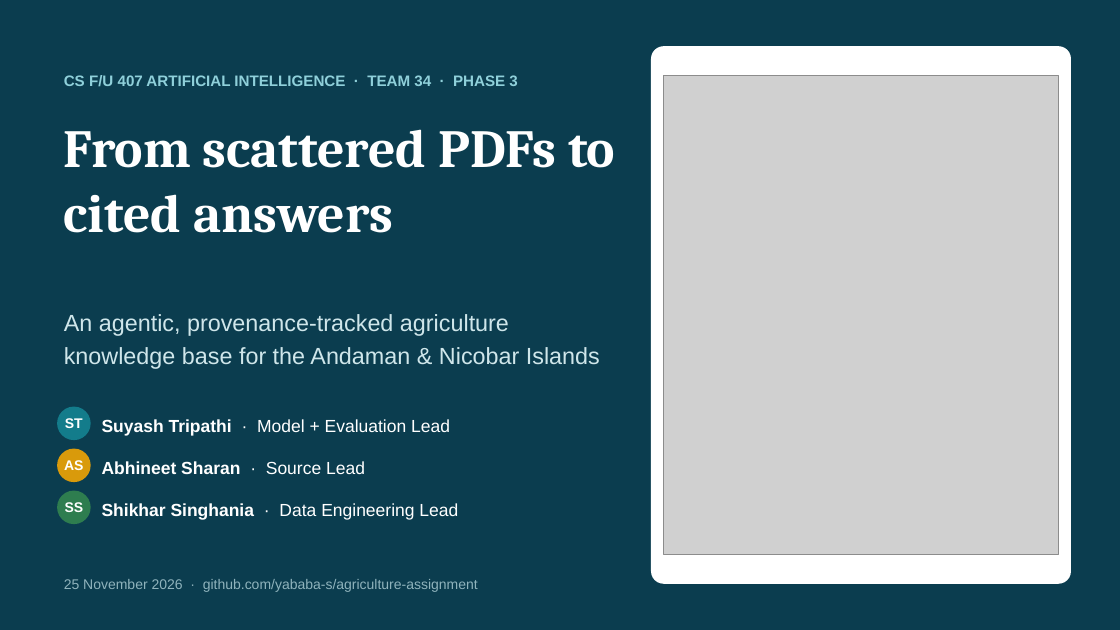
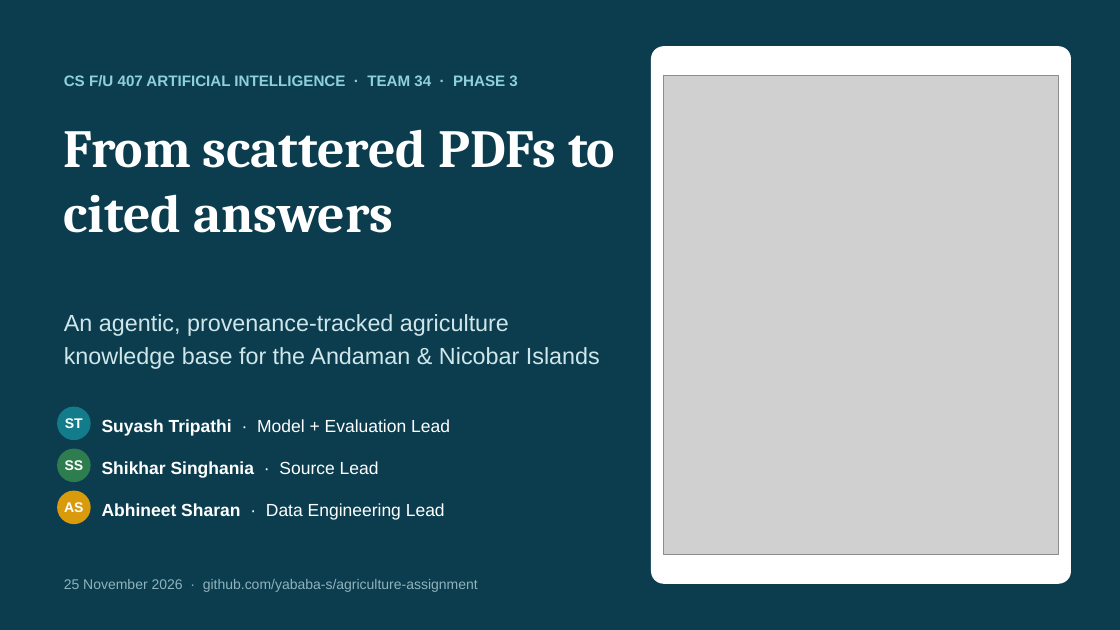
Before and after one commit to yababa-s/agriculture-assignment, a slide deck: slide 1 of reports/out/34_AN_PRESENTATION_v1.pptx. Drawn at 1120x630 pixels with LibreOffice and Linux fonts; fonts in the diff are those of the drawing; grey boxes stand for pictures. Boxes give left, top, right and bottom in pixels: in the first picture for what was removed or moved away, otherwise in the second. Text is boxed around its words. In the diff, an @@ line names an element or a change of style, - is before the commit and + after.

```diff
--- a/reports/out/34_AN_PRESENTATION_v1.pptx
+++ b/reports/out/34_AN_PRESENTATION_v1.pptx
@@ ellipse "SS": place and size @@
-ellipse "SS" at bbox=[57, 491, 91, 524]
+ellipse "SS" at bbox=[57, 449, 91, 482]
@@ text at bbox=[102, 461, 379, 478]: text changed @@
-Abhineet Sharan · Source Lead
+Shikhar Singhania · Source Lead
@@ ellipse "AS": place and size @@
-ellipse "AS" at bbox=[57, 449, 91, 482]
+ellipse "AS" at bbox=[57, 491, 91, 524]
@@ text at bbox=[102, 503, 445, 520]: text changed @@
-Shikhar Singhania · Data Engineering Lead
+Abhineet Sharan · Data Engineering Lead
```
Also in this commit, not shown: 14 other slides changed, 13 other files.
